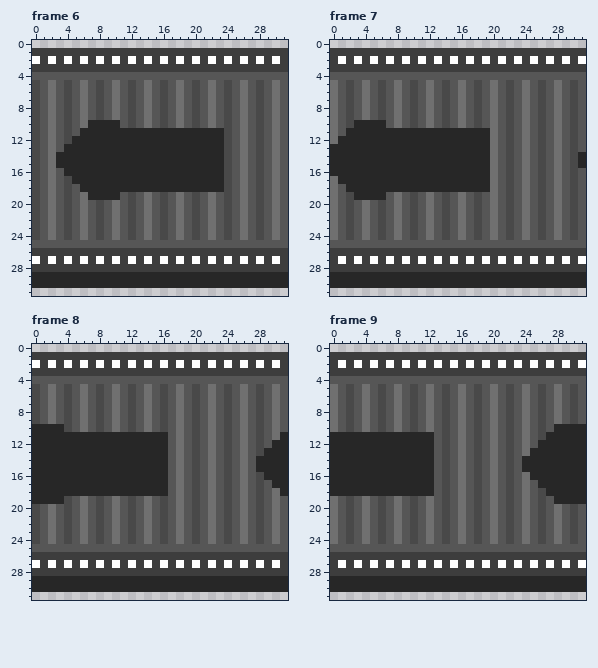
Pixel-art file -- Assets/Sprites/Conveyors/left conv.aseprite. That is the earlier state.
32x32 pixels, 10 frames. Shown: frame 6, frame 7, frame 8, frame 9. The commit also changed other frames, which this record leaves out.
After the commit:
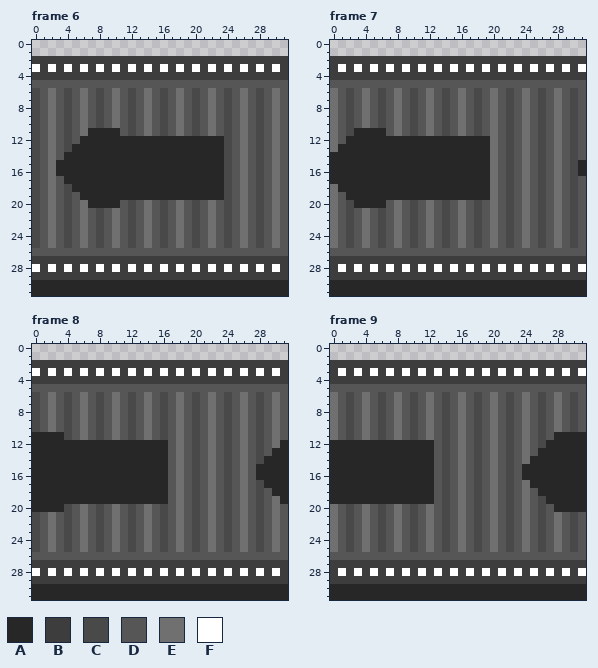
Palette (. is transparent): A #272727  B #3d3d3d  C #494949  D #565656  E #707070  F #ffffff
The edit:
Frame 6, layers "Layer 7", "Layer 6":
y 1: x 0..31 BBBBBBBBBBBBBBBBBBBBBBBBBBBBBBBB -> ................................
y 2: x 0 F -> B; x 2 F -> B; x 4 F -> B; x 6 F -> B; x 8 F -> B; x 10 F -> B; x 12 F -> B; x 14 F -> B; x 16 F -> B; x 18 F -> B; x 20 F -> B; x 22 F -> B; x 24 F -> B; x 26 F -> B; x 28 F -> B; x 30 F -> B
y 3: x 0 B -> F; x 2 B -> F; x 4 B -> F; x 6 B -> F; x 8 B -> F; x 10 B -> F; x 12 B -> F; x 14 B -> F; x 16 B -> F; x 18 B -> F; x 20 B -> F; x 22 B -> F; x 24 B -> F; x 26 B -> F; x 28 B -> F; x 30 B -> F
y 4: x 0..31 DDDDDDDDDDDDDDDDDDDDDDDDDDDDDDDD -> BBBBBBBBBBBBBBBBBBBBBBBBBBBBBBBB
y 5: x 0 C -> D; x 2 E -> D; x 4 C -> D; x 6 E -> D; x 8 C -> D; x 10 E -> D; x 12 C -> D; x 14 E -> D; x 16 C -> D; x 18 E -> D; x 20 C -> D; x 22 E -> D; x 24 C -> D; x 26 E -> D; x 28 C -> D; x 30 E -> D
y 10: x 7..10 AAAA -> DCDE
y 11: x 6 A -> E; x 11..23 AAAAAAAAAAAAA -> DCDEDCDEDCDED
y 12: x 5 A -> D
y 13: x 4 A -> C
y 14: x 3 A -> D
y 16: x 3 D -> A
y 17: x 4 C -> A
y 18: x 5 D -> A
y 19: x 6 E -> A; x 11..23 DCDEDCDEDCDED -> AAAAAAAAAAAAA
y 20: x 7..10 DCDE -> AAAA
y 25: x 0 D -> C; x 2 D -> E; x 4 D -> C; x 6 D -> E; x 8 D -> C; x 10 D -> E; x 12 D -> C; x 14 D -> E; x 16 D -> C; x 18 D -> E; x 20 D -> C; x 22 D -> E; x 24 D -> C; x 26 D -> E; x 28 D -> C; x 30 D -> E
y 26: x 0..31 BBBBBBBBBBBBBBBBBBBBBBBBBBBBBBBB -> DDDDDDDDDDDDDDDDDDDDDDDDDDDDDDDD
y 27: x 0 F -> B; x 2 F -> B; x 4 F -> B; x 6 F -> B; x 8 F -> B; x 10 F -> B; x 12 F -> B; x 14 F -> B; x 16 F -> B; x 18 F -> B; x 20 F -> B; x 22 F -> B; x 24 F -> B; x 26 F -> B; x 28 F -> B; x 30 F -> B
y 28: x 0 B -> F; x 2 B -> F; x 4 B -> F; x 6 B -> F; x 8 B -> F; x 10 B -> F; x 12 B -> F; x 14 B -> F; x 16 B -> F; x 18 B -> F; x 20 B -> F; x 22 B -> F; x 24 B -> F; x 26 B -> F; x 28 B -> F; x 30 B -> F
y 29: x 0..31 AAAAAAAAAAAAAAAAAAAAAAAAAAAAAAAA -> BBBBBBBBBBBBBBBBBBBBBBBBBBBBBBBB
y 31: x 0..31 ................................ -> AAAAAAAAAAAAAAAAAAAAAAAAAAAAAAAA
Frame 7, layers "Layer 7", "Layer 6":
y 1: x 0..31 BBBBBBBBBBBBBBBBBBBBBBBBBBBBBBBB -> ................................
y 2: x 1 F -> B; x 3 F -> B; x 5 F -> B; x 7 F -> B; x 9 F -> B; x 11 F -> B; x 13 F -> B; x 15 F -> B; x 17 F -> B; x 19 F -> B; x 21 F -> B; x 23 F -> B; x 25 F -> B; x 27 F -> B; x 29 F -> B; x 31 F -> B
y 3: x 1 B -> F; x 3 B -> F; x 5 B -> F; x 7 B -> F; x 9 B -> F; x 11 B -> F; x 13 B -> F; x 15 B -> F; x 17 B -> F; x 19 B -> F; x 21 B -> F; x 23 B -> F; x 25 B -> F; x 27 B -> F; x 29 B -> F; x 31 B -> F
y 4: x 0..31 DDDDDDDDDDDDDDDDDDDDDDDDDDDDDDDD -> BBBBBBBBBBBBBBBBBBBBBBBBBBBBBBBB
y 5: x 0 E -> D; x 2 C -> D; x 4 E -> D; x 6 C -> D; x 8 E -> D; x 10 C -> D; x 12 E -> D; x 14 C -> D; x 16 E -> D; x 18 C -> D; x 20 E -> D; x 22 C -> D; x 24 E -> D; x 26 C -> D; x 28 E -> D; x 30 C -> D
y 10: x 3..6 AAAA -> DEDC
y 11: x 2 A -> C; x 7..19 AAAAAAAAAAAAA -> DEDCDEDCDEDCD
y 12: x 1 A -> D
y 13: x 0 A -> E
y 14: x 31 A -> D
y 16: x 31 D -> A
y 17: x 0 E -> A
y 18: x 1 D -> A
y 19: x 2 C -> A; x 7..19 DEDCDEDCDEDCD -> AAAAAAAAAAAAA
y 20: x 3..6 DEDC -> AAAA
y 25: x 0 D -> E; x 2 D -> C; x 4 D -> E; x 6 D -> C; x 8 D -> E; x 10 D -> C; x 12 D -> E; x 14 D -> C; x 16 D -> E; x 18 D -> C; x 20 D -> E; x 22 D -> C; x 24 D -> E; x 26 D -> C; x 28 D -> E; x 30 D -> C
y 26: x 0..31 BBBBBBBBBBBBBBBBBBBBBBBBBBBBBBBB -> DDDDDDDDDDDDDDDDDDDDDDDDDDDDDDDD
y 27: x 1 F -> B; x 3 F -> B; x 5 F -> B; x 7 F -> B; x 9 F -> B; x 11 F -> B; x 13 F -> B; x 15 F -> B; x 17 F -> B; x 19 F -> B; x 21 F -> B; x 23 F -> B; x 25 F -> B; x 27 F -> B; x 29 F -> B; x 31 F -> B
y 28: x 1 B -> F; x 3 B -> F; x 5 B -> F; x 7 B -> F; x 9 B -> F; x 11 B -> F; x 13 B -> F; x 15 B -> F; x 17 B -> F; x 19 B -> F; x 21 B -> F; x 23 B -> F; x 25 B -> F; x 27 B -> F; x 29 B -> F; x 31 B -> F
y 29: x 0..31 AAAAAAAAAAAAAAAAAAAAAAAAAAAAAAAA -> BBBBBBBBBBBBBBBBBBBBBBBBBBBBBBBB
y 31: x 0..31 ................................ -> AAAAAAAAAAAAAAAAAAAAAAAAAAAAAAAA
Frame 8, layers "Layer 7", "Layer 6":
y 1: x 0..31 BBBBBBBBBBBBBBBBBBBBBBBBBBBBBBBB -> ................................
y 2: x 0 F -> B; x 2 F -> B; x 4 F -> B; x 6 F -> B; x 8 F -> B; x 10 F -> B; x 12 F -> B; x 14 F -> B; x 16 F -> B; x 18 F -> B; x 20 F -> B; x 22 F -> B; x 24 F -> B; x 26 F -> B; x 28 F -> B; x 30 F -> B
y 3: x 0 B -> F; x 2 B -> F; x 4 B -> F; x 6 B -> F; x 8 B -> F; x 10 B -> F; x 12 B -> F; x 14 B -> F; x 16 B -> F; x 18 B -> F; x 20 B -> F; x 22 B -> F; x 24 B -> F; x 26 B -> F; x 28 B -> F; x 30 B -> F
y 4: x 0..31 DDDDDDDDDDDDDDDDDDDDDDDDDDDDDDDD -> BBBBBBBBBBBBBBBBBBBBBBBBBBBBBBBB
y 5: x 0 C -> D; x 2 E -> D; x 4 C -> D; x 6 E -> D; x 8 C -> D; x 10 E -> D; x 12 C -> D; x 14 E -> D; x 16 C -> D; x 18 E -> D; x 20 C -> D; x 22 E -> D; x 24 C -> D; x 26 E -> D; x 28 C -> D; x 30 E -> D
y 10: x 0..3 AAAA -> CDED
y 11: x 4..16 AAAAAAAAAAAAA -> CDEDCDEDCDEDC; x 31 A -> D
y 12: x 30 A -> E
y 13: x 29 A -> D
y 14: x 28 A -> C
y 16: x 28 C -> A
y 17: x 29 D -> A
y 18: x 30 E -> A
y 19: x 4..16 CDEDCDEDCDEDC -> AAAAAAAAAAAAA; x 31 D -> A
y 20: x 0..3 CDED -> AAAA
y 25: x 0 D -> C; x 2 D -> E; x 4 D -> C; x 6 D -> E; x 8 D -> C; x 10 D -> E; x 12 D -> C; x 14 D -> E; x 16 D -> C; x 18 D -> E; x 20 D -> C; x 22 D -> E; x 24 D -> C; x 26 D -> E; x 28 D -> C; x 30 D -> E
y 26: x 0..31 BBBBBBBBBBBBBBBBBBBBBBBBBBBBBBBB -> DDDDDDDDDDDDDDDDDDDDDDDDDDDDDDDD
y 27: x 0 F -> B; x 2 F -> B; x 4 F -> B; x 6 F -> B; x 8 F -> B; x 10 F -> B; x 12 F -> B; x 14 F -> B; x 16 F -> B; x 18 F -> B; x 20 F -> B; x 22 F -> B; x 24 F -> B; x 26 F -> B; x 28 F -> B; x 30 F -> B
y 28: x 0 B -> F; x 2 B -> F; x 4 B -> F; x 6 B -> F; x 8 B -> F; x 10 B -> F; x 12 B -> F; x 14 B -> F; x 16 B -> F; x 18 B -> F; x 20 B -> F; x 22 B -> F; x 24 B -> F; x 26 B -> F; x 28 B -> F; x 30 B -> F
y 29: x 0..31 AAAAAAAAAAAAAAAAAAAAAAAAAAAAAAAA -> BBBBBBBBBBBBBBBBBBBBBBBBBBBBBBBB
y 31: x 0..31 ................................ -> AAAAAAAAAAAAAAAAAAAAAAAAAAAAAAAA
Frame 9, layers "Layer 7", "Layer 6":
y 1: x 0..31 BBBBBBBBBBBBBBBBBBBBBBBBBBBBBBBB -> ................................
y 2: x 1 F -> B; x 3 F -> B; x 5 F -> B; x 7 F -> B; x 9 F -> B; x 11 F -> B; x 13 F -> B; x 15 F -> B; x 17 F -> B; x 19 F -> B; x 21 F -> B; x 23 F -> B; x 25 F -> B; x 27 F -> B; x 29 F -> B; x 31 F -> B
y 3: x 1 B -> F; x 3 B -> F; x 5 B -> F; x 7 B -> F; x 9 B -> F; x 11 B -> F; x 13 B -> F; x 15 B -> F; x 17 B -> F; x 19 B -> F; x 21 B -> F; x 23 B -> F; x 25 B -> F; x 27 B -> F; x 29 B -> F; x 31 B -> F
y 4: x 0..31 DDDDDDDDDDDDDDDDDDDDDDDDDDDDDDDD -> BBBBBBBBBBBBBBBBBBBBBBBBBBBBBBBB
y 5: x 0 E -> D; x 2 C -> D; x 4 E -> D; x 6 C -> D; x 8 E -> D; x 10 C -> D; x 12 E -> D; x 14 C -> D; x 16 E -> D; x 18 C -> D; x 20 E -> D; x 22 C -> D; x 24 E -> D; x 26 C -> D; x 28 E -> D; x 30 C -> D
y 10: x 28..31 AAAA -> EDCD
y 11: x 0..12 AAAAAAAAAAAAA -> EDCDEDCDEDCDE; x 27 A -> D
y 12: x 26 A -> C
y 13: x 25 A -> D
y 14: x 24 A -> E
y 16: x 24 E -> A
y 17: x 25 D -> A
y 18: x 26 C -> A
y 19: x 0..12 EDCDEDCDEDCDE -> AAAAAAAAAAAAA; x 27 D -> A
y 20: x 28..31 EDCD -> AAAA
y 25: x 0 D -> E; x 2 D -> C; x 4 D -> E; x 6 D -> C; x 8 D -> E; x 10 D -> C; x 12 D -> E; x 14 D -> C; x 16 D -> E; x 18 D -> C; x 20 D -> E; x 22 D -> C; x 24 D -> E; x 26 D -> C; x 28 D -> E; x 30 D -> C
y 26: x 0..31 BBBBBBBBBBBBBBBBBBBBBBBBBBBBBBBB -> DDDDDDDDDDDDDDDDDDDDDDDDDDDDDDDD
y 27: x 1 F -> B; x 3 F -> B; x 5 F -> B; x 7 F -> B; x 9 F -> B; x 11 F -> B; x 13 F -> B; x 15 F -> B; x 17 F -> B; x 19 F -> B; x 21 F -> B; x 23 F -> B; x 25 F -> B; x 27 F -> B; x 29 F -> B; x 31 F -> B
y 28: x 1 B -> F; x 3 B -> F; x 5 B -> F; x 7 B -> F; x 9 B -> F; x 11 B -> F; x 13 B -> F; x 15 B -> F; x 17 B -> F; x 19 B -> F; x 21 B -> F; x 23 B -> F; x 25 B -> F; x 27 B -> F; x 29 B -> F; x 31 B -> F
y 29: x 0..31 AAAAAAAAAAAAAAAAAAAAAAAAAAAAAAAA -> BBBBBBBBBBBBBBBBBBBBBBBBBBBBBBBB
y 31: x 0..31 ................................ -> AAAAAAAAAAAAAAAAAAAAAAAAAAAAAAAA
